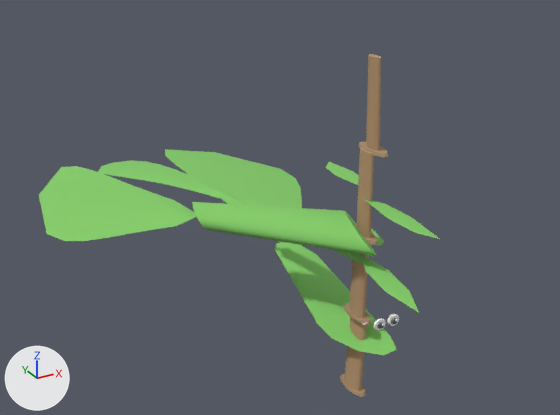
An edit to the glTF model web-forest/public/model/species/monoon-longifolium.glb, drawn before and after from the same camera.
The view is the same before and after, from a 50 mm lens placed at (-0.502, -1.148, 0.646), pointed at (0.078, -0.092, 0.119). Every picture has the same lights, and +X, +Y and +Z are marked at lower left. The first picture is the older version. Vertices at exactly the same position are counted once.

The scene before the commit, as lines of its bpy script (objects in view):
```python
ob_body = bpy.data.objects.new('body', None)
ob_body.location = (0.00416, -0.432, 0.0)
ob_body.scale = (0.658, 1.61, 0.45)
ob_p1 = bpy.data.objects.new('p1', me_mesh_2)
ob_p1.parent = ob_body
ob_p1.location = (0.0, 0.0, 0.455)
ob_p1.rotation_euler = (0.052, 0.0, 0.0)  # degrees (3, 0, 0)
ob_p3 = bpy.data.objects.new('p3', me_mesh_4)
ob_p3.parent = ob_body
ob_p3.location = (0.0, 0.0, 0.451)
ob_p3.rotation_euler = (0.0353, 0.0, 0.0)  # degrees (2, 0, 0)
ob_p4 = bpy.data.objects.new('p4', me_mesh_5)
ob_p4.parent = ob_body
ob_p4.location = (0.0, 0.0, 0.481)
ob_p4.rotation_euler = (0.0, -0.00445, 0.0)  # degrees (0, -0.3, 0)
ob_p6 = bpy.data.objects.new('p6', me_mesh_6)
ob_p6.parent = ob_body
ob_p6.location = (0.0, 0.0, 0.617)
ob_p6.rotation_euler = (0.0559, 0.0, 0.0)  # degrees (3.2, 0, 0)
ob_p7 = bpy.data.objects.new('p7', me_mesh_7)
ob_p7.parent = ob_body
ob_p7.location = (0.0, 0.0, 0.648)
ob_p7.rotation_euler = (0.0, -0.052, 0.0)  # degrees (0, -3, 0)
# also in view: 'p2' at (-0.135, -0.103, 0.178); 'stem' at (0.005, -0.458, 0.225); 'p0' at (0.137, 0.041, 0.047)
```
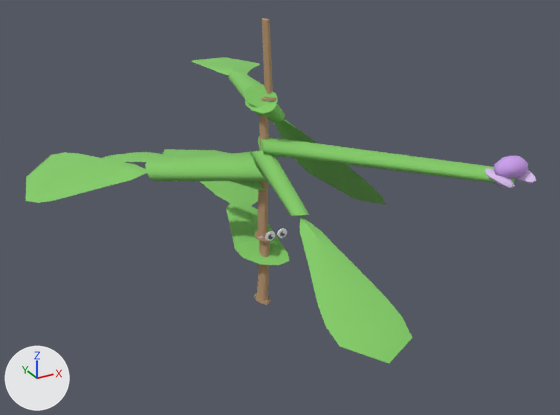
ob_body is not drawn itself; it is the parent of ob_stem, ob_p0, ob_p1, ob_p2, ob_p3, ob_p4, ob_p6, ob_p7.

What the commit changed:
me_mesh_4 is used by ob_p3; parent ob_body; location (0.0, 0.0, 0.451); rotation (0.0353, 0.0, 0.0), in degrees (2, 0, 0).
me_mesh_4 had 10 vertices, 16 faces and spanned x -0.0293..0.015, y -0.0848..0.0, z -0.0266..0.0.
me_mesh_4 now has 49 vertices, 92 faces and spans x -0.1196..0.023, y -0.3397..0.0141, z -0.2746..0.0181.
Part 1, on me_mesh_4:
9 vertices are removed from x -0.0293..0.015, y -0.0848..-0.0249, z -0.0266..-0.0052.
16 faces are deleted.
48 vertices are added at x -0.1196..0.023, y -0.3397..0.0141, z -0.2746..0.0181.
92 new faces join them.
me_mesh_5 is used by ob_p4; parent ob_body; location (0.0, 0.0, 0.481); rotation (0.0, -0.00445, 0.0), in degrees (0, -0.3, 0).
me_mesh_5 had 10 vertices, 16 faces and spanned x 0.0..0.0806, y -0.0088..0.0388, z -0.0266..0.0.
me_mesh_5 now has 49 vertices, 92 faces and spans x -0.0235..0.3819, y -0.0301..0.174, z -0.5512..0.0199.
Part 2, on me_mesh_5:
9 vertices are removed from x 0.0199..0.0806, y -0.0088..0.0388, z -0.0266..-0.0052.
16 faces are deleted.
48 vertices are added at x -0.0235..0.3819, y -0.0301..0.174, z -0.5512..0.0199.
92 new faces join them.
me_mesh_6 is used by ob_p6; parent ob_body; location (0.0, 0.0, 0.617); rotation (0.0559, 0.0, 0.0), in degrees (3.2, 0, 0).
me_mesh_6 had 10 vertices, 16 faces and spanned x -0.0027..0.0464, y -0.0741..0.0, z -0.0266..0.0.
me_mesh_6 now has 166 vertices, 312 faces and spans x -0.0126..0.4148, y -0.2502..0.022, z -0.0362..0.0668.
me_mesh_6 part 3: a new loose piece of 42 vertices spanning x 0.327..0.4073, y -0.24..-0.2113, z -0.0012..0.0668, in mat_flat.
me_mesh_6 part 4: a new loose piece of 42 vertices spanning x 0.3767..0.4148, y -0.2502..-0.1968, z -0.0114..0.0216, in mat_flat.
me_mesh_6 part 5: a new loose piece of 42 vertices spanning x 0.3195..0.3576, y -0.2502..-0.1968, z -0.0114..0.0216, in mat_flat.
me_mesh_6 part 6: 9 vertices removed from x -0.0027..0.0464, y -0.0741..-0.0145, z -0.0266..-0.0052; 19 vertices added at x -0.0126..0.3779, y -0.2401..0.022, z -0.0254..0.0254.
Other edits to the shape of me_mesh_6 do not show in these pictures.
me_mesh_7 is used by ob_p7; parent ob_body; location (0.0, 0.0, 0.648); rotation (0.0, -0.052, 0.0), in degrees (0, -3, 0).
me_mesh_7 had 10 vertices, 16 faces and spanned x -0.0034..0.0457, y 0.0..0.0748, z -0.0266..0.0.
me_mesh_7 now has 49 vertices, 92 faces and spans x -0.0287..0.4223, y -0.0184..0.572, z -0.2687..0.0308.
Part 7, on me_mesh_7:
9 vertices are removed from x -0.0034..0.0457, y 0.0151..0.0748, z -0.0266..-0.0052.
16 faces are deleted.
48 vertices are added at x -0.0287..0.4223, y -0.0184..0.572, z -0.2687..0.0308.
92 new faces join them.
Object 'body' (ob_body) moves from (0.00416, -0.432, 0.0) to (0.00416, -0.167, 0.0).
Object 'body' (ob_body) is rescaled from (0.658, 1.61, 0.45) to (0.658, 1.18, 0.45).
Object 'p3' (ob_p3) moves from (0.0, 0.0, 0.451) to (0.0, 0.0, 0.566).
Object 'p4' (ob_p4) moves from (0.0, 0.0, 0.481) to (0.0, 0.0, 0.734).
Object 'p6' (ob_p6) moves from (0.0, 0.0, 0.617) to (0.0, 0.0, 0.589).
Object 'p7' (ob_p7) moves from (0.0, 0.0, 0.648) to (0.0, 0.0, 0.754).

Pixel boxes (x1, y1, x2, y2) of what changed, in the pictures (560 x 415 px):
'p2', moved, rescaled (28% narrower, 43% shorter): before (39, 166, 376, 256); after (26, 152, 268, 203)
'p0', moved, rescaled (45% narrower, 43% shorter): before (165, 149, 397, 355); after (163, 149, 290, 265)
'p3', reshaped, moved, rescaled (172% wider, 269% taller): before (360, 256, 419, 313); after (250, 150, 412, 363)
'stem', moved, rescaled (43% narrower, 16% shorter): before (340, 54, 399, 397); after (254, 18, 287, 305)
'p6', reshaped, moved, rescaled (262% wider, 29% taller): before (364, 199, 440, 239); after (258, 136, 536, 188)
'p1', moved, rescaled (39% narrower, 62% shorter): before (98, 160, 369, 263); after (103, 152, 269, 191)
'p4', reshaped, moved, rescaled: before (370, 229, 384, 246); after (245, 100, 387, 205)
'p7', reshaped, moved, rescaled: before (325, 162, 360, 186); after (192, 57, 278, 107)
part 3 of me_mesh_6, added (purple): after (494, 156, 528, 179)
part 4 of me_mesh_6, added: after (515, 170, 536, 183)
part 5 of me_mesh_6, added: after (485, 168, 515, 188)
part 6 of me_mesh_6, built on: before (364, 199, 440, 239); after (258, 136, 514, 184)
